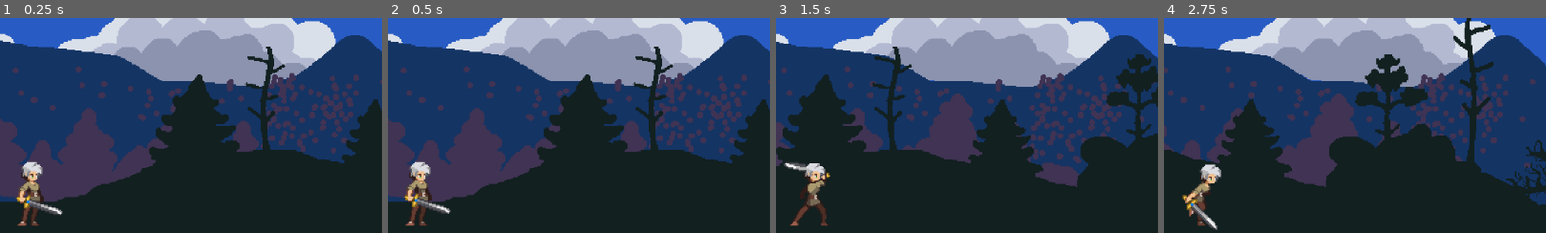
Above: before the commit, frames 1-4 (left to right).
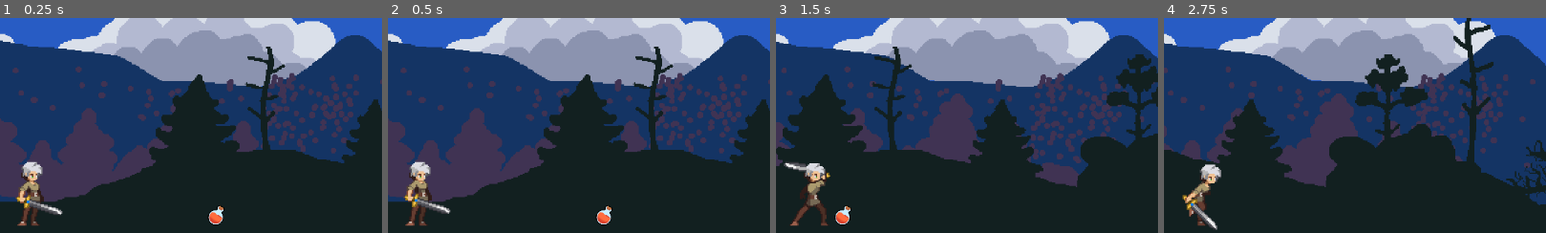
Above: after the commit, the same moments.

Repository: Rip50/RogueType
Game: Godot game, scene res://scenes/levels/level_night_forest.tscn
The game is run twice, just before and just after one commit, with the same random seed, the same clock (stepped at 60 frames per second) and the same inputs.
Inputs:
- Up to frame 1 (0.25 s): no input
- Up to frame 2 (0.5 s): no input
- Up to frame 3 (1.5 s): hold Right (move_right) 0.53-1.28 s; tap Tab (pick_up, bound only after the commit) at 0.6 s; tap Space (attack) at 1.35 s
- Up to frame 4 (2.75 s): tap Tab (pick_up, bound only after the commit) at 1.55, 2.1 s; tap Enter at 2 s; hold Right (move_right) from 2.03 s (still down)
The pictures show only the part of the screen within x 46-96%, y 9-59%; the shares and areas given below are measured in that part.

The runs differ from the first frame. In frame 1, 0.3% of the frame differs, in the area x 54-59%, y 87-97%; in frame 2, 0.3%; in frame 3, 0.3%, in the area x 15-20%, y 87-97%; in frame 4, nothing differs.

Commit message:
- Small refactoring. global_signal_bus supports enemy_died signal.
- New items_spawner class is responsible to spawn items on the level (ex.: on enemy death) with given probability.
- New item_pickup_zone is responsible for items detection and running pick up logic

Diff:
--- a/project.godot
+++ b/project.godot
@@ -45,6 +45,11 @@
 "events": [Object(InputEventKey,"resource_local_to_scene":false,"resource_name":"","device":-1,"window_id":0,"alt_pressed":false,"shift_pressed":false,"ctrl_pressed":false,"meta_pressed":false,"pressed":false,"keycode":0,"physical_keycode":32,"key_label":0,"unicode":32,"echo":false,"script":null)
 ]
 }
+pick_up={
+"deadzone": 0.5,
+"events": [Object(InputEventKey,"resource_local_to_scene":false,"resource_name":"","device":-1,"window_id":0,"alt_pressed":false,"shift_pressed":false,"ctrl_pressed":false,"meta_pressed":false,"pressed":false,"keycode":0,"physical_keycode":4194306,"key_label":0,"unicode":0,"echo":false,"script":null)
+]
+}
 
 [layer_names]
 
--- a/scenes/blood_drop.gd
+++ b/scenes/blood_drop.gd
@@ -38,7 +38,7 @@
 		_start_fade_out()
 
 
-func _on_body_entered(body):
+func _on_body_entered(_body):
 	# Condition to check if it's time to play the 'splatting' animation
 	# You might want to refine this check based on your game's logic
 	if not animator.is_playing() or !is_splattered:
--- a/scenes/enemies/zombie.gd
+++ b/scenes/enemies/zombie.gd
@@ -58,6 +58,7 @@
 	_disconnect_signals()
 	var explosion = zombie_explosion_scene.instantiate()
 	explosion.global_position = self.global_position
+	SignalBus.emit_enemy_died(self)
 	call_deferred("assign_to_parent", explosion)
 	queue_free()
 
--- a/scenes/enemies/zombie_explosion.gd
+++ b/scenes/enemies/zombie_explosion.gd
@@ -17,6 +17,10 @@
 		var force_magnitude = distance_to_explosion * randf_range(1, 10) # Example force calculation
 		var force = direction * force_magnitude
 
+		# TODO: Randomized angular rotation. Ex:
+		#var angular_force = randf_range(-1000, 1000)
+		#child.apply_torque_impulse(angular_force)
+
 		child.apply_impulse(force)
 
 	disappearance_timer.timeout.connect(_free_parts)
--- a/scenes/global_signal_bus.gd
+++ b/scenes/global_signal_bus.gd
@@ -5,6 +5,7 @@
 signal game_started
 signal player_health_changed(value: int)
 signal player_gold_changed(value: int)
+signal enemy_died(enemy: Enemy)
 
 
 func emit_player_died() -> void:
@@ -21,3 +22,7 @@
 
 func emit_player_gold_changed(value: int) -> void:
 	player_gold_changed.emit(value)
+
+
+func emit_enemy_died(enemy: Enemy) -> void:
+	enemy_died.emit(enemy)
--- /dev/null
+++ b/scenes/item_pickup_zone.gd
@@ -0,0 +1,23 @@
+class_name ItemPickupZone
+extends Area2D
+
+@export var Player: CharacterBody2D
+
+
+func _ready() -> void:
+	monitoring = false
+	body_entered.connect(_try_pickup_item)
+
+
+func pickup_start() -> void:
+	monitoring = true
+
+
+func pickup_finish() -> void:
+	monitoring = false
+
+
+func _try_pickup_item(body: Node2D) -> void:
+	if body.is_in_group("Item"):
+		if Player.try_pickup_item(body):
+			body.queue_free()
--- /dev/null
+++ b/scenes/item_pickup_zone.tscn
@@ -0,0 +1,16 @@
+[gd_scene load_steps=3 format=3 uid="uid://wti6ha7f70jd"]
+
+[ext_resource type="Script" path="res://scenes/item_pickup_zone.gd" id="1_s7aah"]
+
+[sub_resource type="CircleShape2D" id="CircleShape2D_0lgp6"]
+radius = 60.0
+
+[node name="ItemPickupZone" type="Area2D"]
+collision_layer = 0
+collision_mask = 16
+monitoring = false
+monitorable = false
+script = ExtResource("1_s7aah")
+
+[node name="CollisionShape2D" type="CollisionShape2D" parent="."]
+shape = SubResource("CircleShape2D_0lgp6")
--- /dev/null
+++ b/scenes/items_spawner.gd
@@ -0,0 +1,15 @@
+extends Node
+
+@export var healing_item_spawn_probability : float = 0.2
+const HEALING_POTION = preload("res://scenes/items/healing_potion.tscn")
+
+# Called when the node enters the scene tree for the first time.
+func _ready() -> void:
+	SignalBus.enemy_died.connect(_try_spawn_item)
+
+
+func _try_spawn_item(enemy : Enemy) -> void:
+	if healing_item_spawn_probability > randf():
+		var item = HEALING_POTION.instantiate()
+		item.global_position = enemy.global_position
+		call_deferred("add_child", item)
--- /dev/null
+++ b/scenes/items_spawner.tscn
@@ -0,0 +1,6 @@
+[gd_scene load_steps=2 format=3 uid="uid://bh57pkm84isxg"]
+
+[ext_resource type="Script" path="res://scenes/items_spawner.gd" id="1_b3h32"]
+
+[node name="ItemsSpawner" type="Node"]
+script = ExtResource("1_b3h32")
--- a/scenes/levels/level_night_forest.tscn
+++ b/scenes/levels/level_night_forest.tscn
@@ -9,6 +9,8 @@
 [ext_resource type="PackedScene" uid="uid://b0re7ks8qj4vf" path="res://scenes/levels/environment/ground.tscn" id="6_7l1ns"]
 [ext_resource type="PackedScene" uid="uid://bqp820fkxpk4j" path="res://scenes/enemy_spawner.tscn" id="6_7sfao"]
 [ext_resource type="PackedScene" uid="uid://vu2yk3702nqa" path="res://scenes/enemies/zombie.tscn" id="6_8g5ty"]
+[ext_resource type="PackedScene" uid="uid://cf2uo2vqacma" path="res://scenes/items/healing_potion.tscn" id="10_dl7da"]
+[ext_resource type="PackedScene" uid="uid://bh57pkm84isxg" path="res://scenes/items_spawner.tscn" id="11_s8sdf"]
 
 [node name="Level_NightForest" type="Node2D"]
 
@@ -57,8 +59,13 @@
 [node name="Ground" parent="Environment" node_paths=PackedStringArray("anchor_character") instance=ExtResource("6_7l1ns")]
 anchor_character = NodePath("../../Player")
 
+[node name="HealingPotion" parent="." instance=ExtResource("10_dl7da")]
+position = Vector2(281, 15)
+
 [node name="EnemySpawner" parent="." node_paths=PackedStringArray("player", "ground") instance=ExtResource("6_7sfao")]
 player = NodePath("../Player")
 enemies = Array[PackedScene]([ExtResource("6_8g5ty")])
 ground = NodePath("../Environment/Ground")
 vieport_offset = Vector2(50, -1)
+
+[node name="ItemsSpawner" parent="." instance=ExtResource("11_s8sdf")]
--- a/scenes/player.gd
+++ b/scenes/player.gd
@@ -19,6 +19,9 @@
 @onready var attack_timer: Timer = $AttackTimer
 @onready var melee_attack_zone: Area2D = $MeleeAttackZone
 @onready var health_stats: HealthStats = $HealthStats
+@onready var item_pickup_zone: ItemPickupZone = $ItemPickupZone
+
+var all_stats: Array[Stats]
 
 
 func _ready() -> void:
@@ -33,6 +36,9 @@
 	player_state = PlayerState.IDLE
 	animator.play("idle")
 
+	all_stats = [health_stats]
+
+
 func _physics_process(delta):
 	# Get the input direction and handle the movement/deceleration.
 	# As good practice, you should replace UI actions with custom gameplay actions.
@@ -43,6 +49,12 @@
 
 	if Input.is_action_pressed("attack"):
 		attack()
+
+	if Input.is_action_just_pressed("pick_up"):
+		item_pickup_zone.pickup_start()
+
+	if Input.is_action_just_released("pick_up"):
+		item_pickup_zone.pickup_finish()
 
 	move_and_slide()
 
@@ -121,3 +133,14 @@
 
 func take_damage(amount: int) -> void:
 	health_stats.take_damage(amount)
+
+
+func try_pickup_item(body: Node2D) -> bool:
+	var result := false
+	var item = body as Item
+
+	if item != null:
+		item.apply_to_health(health_stats)
+		result = true
+
+	return result
--- a/scenes/player.tscn
+++ b/scenes/player.tscn
@@ -6,6 +6,7 @@
 [ext_resource type="Texture2D" uid="uid://b5njtoqq7nv6h" path="res://art/Legacy-Fantasy/Character/Run/Run-Sheet.png" id="3_e2k0y"]
 [ext_resource type="PackedScene" uid="uid://10cog181cq5u" path="res://scenes/melee_attack_zone.tscn" id="5_lxc2d"]
 [ext_resource type="Script" path="res://scenes/stats/health_stats.gd" id="6_bwcow"]
+[ext_resource type="PackedScene" uid="uid://wti6ha7f70jd" path="res://scenes/item_pickup_zone.tscn" id="7_7edtu"]
 
 [sub_resource type="AtlasTexture" id="AtlasTexture_jhy6l"]
 atlas = ExtResource("2_c78ph")
@@ -196,3 +197,7 @@
 [node name="AttackTimer" type="Timer" parent="."]
 wait_time = 0.8
 one_shot = true
+
+[node name="ItemPickupZone" parent="." node_paths=PackedStringArray("Player") instance=ExtResource("7_7edtu")]
+monitoring = true
+Player = NodePath("..")
--- a/scenes/ui/user_interface.tscn
+++ b/scenes/ui/user_interface.tscn
@@ -1,6 +1,6 @@
 [gd_scene load_steps=5 format=3 uid="uid://bq3e801w55dpd"]
 
-[ext_resource type="Texture2D" uid="uid://rajhyjl53v77" path="res://art/Interface/heart.png" id="1_hbs40"]
+[ext_resource type="Texture2D" uid="uid://rajhyjl53v77" path="res://art/interface/heart.png" id="1_hbs40"]
 [ext_resource type="Script" path="res://scenes/ui/user_interface.gd" id="1_k7wxe"]
 
 [sub_resource type="StyleBoxFlat" id="StyleBoxFlat_pwtvn"]
Not shown: 1 places in scenes/levels/level_night_forest.tscn that only renumber resources
Not shown: 1 places in scenes/player.tscn that only renumber resources
